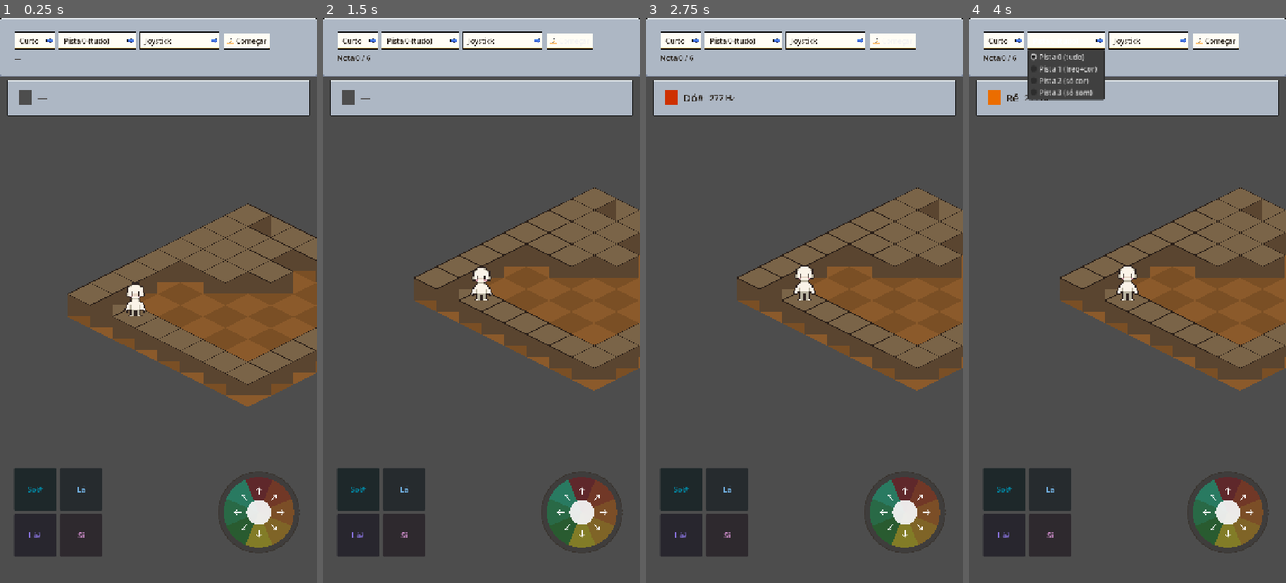
Above: before the commit, frames 1-4 (left to right).
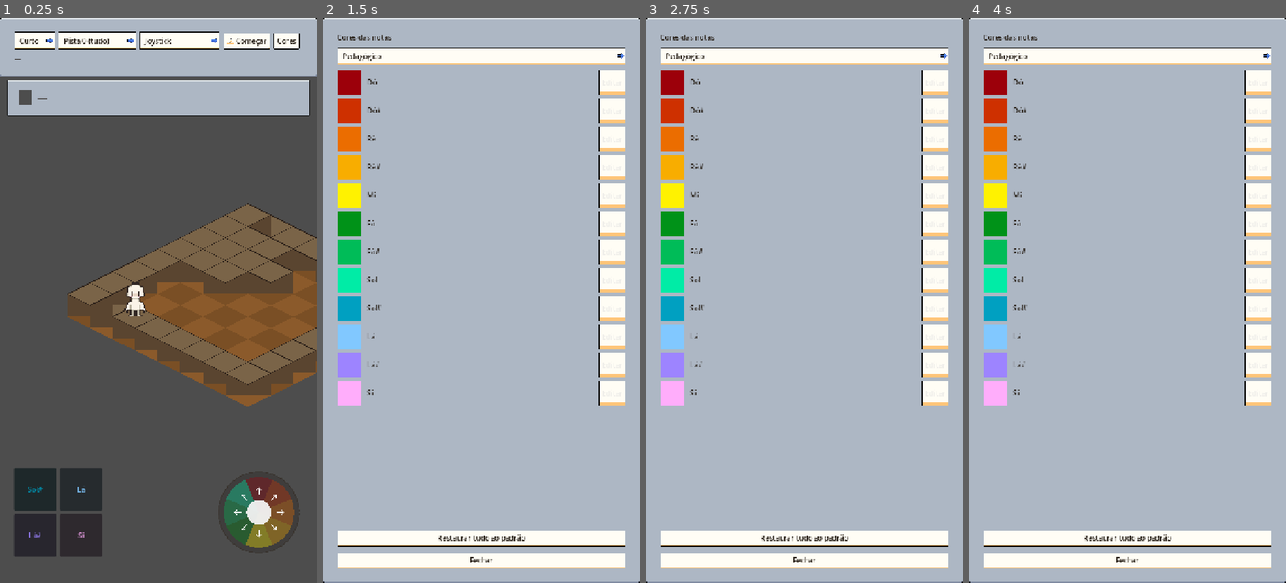
Above: after the commit, the same moments.

Repository: JDaniloC/BlindTuner
Game: Godot game, scene res://scenes/Playground.tscn
Two runs of this game, one before a commit and one after it. Both use one fixed random seed, a clock stepped at 60 frames per second and the inputs below.
Inputs (mouse positions are in pixels of both pictures, inside the frame that each line leads up to):
- Up to frame 1 (0.25 s): no input
- Up to frame 2 (1.5 s): click (608, 40) at 0.5 s, where only the run after the commit has a clickable "Cores"; click "Começar" at 1.25 s
- Up to frame 3 (2.75 s): click "Começar" at 2 s
- Up to frame 4 (4 s): click "Curto" at 2.75 s; click "Pista 0 (tudo)" at 3.5 s

The runs differ from the first frame. In frame 1, 0.2% of the frame differs, in the area x 86-95%, y 2-6%; in frame 2, 90%; in frame 3, 90%; in frame 4, 91%, in the area x 0-100%, y 2-100%.

Commit message:
feat(godot): abre a tela de cores pelo HUD e repinta ao trocar de esquema
Botão "Cores" no HUD abre a tela de configuração (uma instância por vez --
duas abertas deixariam dois seletores disputando o mesmo esquema ativo), e
joystick, piano e painel de ações repintam ao receber scheme_changed, sem
precisar reiniciar a fase.

Co-Authored-By: Claude Sonnet 5 <noreply@anthropic.com>

Diff:
--- a/godot/scripts/DirectionJoystick.gd
+++ b/godot/scripts/DirectionJoystick.gd
@@ -33,6 +33,8 @@
 	_build_thumb()
 	_refresh_slice_alphas()
 	CueSettings.cue_level_changed.connect(_on_cue_changed)
+	# Repinta na troca de esquema de cor, sem precisar reiniciar a fase.
+	ColorSchemeSettings.scheme_changed.connect(_on_scheme_changed)
 
 ## Disco + anel circulares atrás das fatias (substitui o antigo NinePatchRect).
 ## Adicionados primeiro em _slices_root, logo desenhados atrás das fatias.
@@ -95,6 +97,9 @@
 		return NoteMapping.color_for(note_key)
 	return NEUTRAL_SLICE
 
+func _on_scheme_changed(_id: String) -> void:
+	_on_cue_changed(0)
+
 func _on_cue_changed(_level: int) -> void:
 	for i in range(_slice_polygons.size()):
 		var c := slice_display_color(_slice_note_keys[i])
--- a/godot/scripts/GameHUD.gd
+++ b/godot/scripts/GameHUD.gd
@@ -3,6 +3,7 @@
 
 signal start_requested(preset_id: String, cue_level: int, input_mode: int)
 signal restart_requested
+signal color_settings_requested
 
 const UI_THEME := preload("res://assets/ui/blindtuner_theme.tres")
 const PLAY_ICON := preload("res://assets/ui/flat/UI_Flat_ButtonPlay01a.png")
@@ -11,6 +12,7 @@
 var _cue_opt: OptionButton
 var _mode_opt: OptionButton
 var _start_btn: Button
+var _color_btn: Button
 var _progress: Label
 var _stats_panel: PanelContainer
 var _stats_label: Label
@@ -59,6 +61,11 @@
 	_start_btn.pressed.connect(_on_start_pressed)
 	row.add_child(_start_btn)
 
+	_color_btn = Button.new()
+	_color_btn.text = "Cores"
+	_color_btn.pressed.connect(_on_color_pressed)
+	row.add_child(_color_btn)
+
 	_progress = Label.new()
 	_progress.text = "—"
 	top_vbox.add_child(_progress)
@@ -86,6 +93,9 @@
 	var pid: String = SequencePresets.ALL[_preset_opt.selected].id
 	start_requested.emit(pid, _cue_opt.selected, _mode_opt.selected)
 
+func _on_color_pressed() -> void:
+	color_settings_requested.emit()
+
 func _on_restart_pressed() -> void:
 	restart_requested.emit()
 
--- a/godot/scripts/PianoInput.gd
+++ b/godot/scripts/PianoInput.gd
@@ -82,10 +82,15 @@
 			move_child(_buttons[i], -1)
 
 	CueSettings.cue_level_changed.connect(_on_cue_changed)
+	# Repinta na troca de esquema de cor, sem precisar reiniciar a fase.
+	ColorSchemeSettings.scheme_changed.connect(_on_scheme_changed)
 	_apply_cue()
 
 func _emit_note(note_key: String) -> void:
 	note_triggered.emit(note_key)
+
+func _on_scheme_changed(_id: String) -> void:
+	_apply_cue()
 
 func _on_cue_changed(_level: int) -> void:
 	_apply_cue()
--- a/godot/scripts/Playground.gd
+++ b/godot/scripts/Playground.gd
@@ -1,5 +1,9 @@
 extends Node2D
 ## Cena raiz. Chão/paredes procedurais + loop de jogo (Conductor + GameHUD).
+
+const COLOR_SCREEN_SCENE := preload("res://scenes/ColorSchemeScreen.tscn")
+
+var _color_screen: Control = null
 
 @onready var _character: Node2D = $Character
 @onready var _joystick: Control = $UI/DirectionJoystick
@@ -68,6 +72,7 @@
 	_conductor.sequence_complete.connect(_on_sequence_complete)
 	_hud.start_requested.connect(_on_start_requested)
 	_hud.restart_requested.connect(_on_restart_requested)
+	_hud.color_settings_requested.connect(_on_color_settings_requested)
 	# Garante a invariante de _apply_input_mode() (só um grupo visível+clicável)
 	# desde o frame zero, em vez de depender "por coincidência" dos defaults do
 	# .tscn até a 1ª chamada de _begin_preset().
@@ -75,6 +80,14 @@
 
 func _on_start_requested(preset_id: String, cue_level: int, input_mode: int) -> void:
 	_begin_preset(preset_id, cue_level, input_mode)
+
+## Abre a tela de paleta por cima do jogo. Uma instância por vez -- abrir duas
+## deixaria dois seletores disputando o mesmo esquema ativo.
+func _on_color_settings_requested() -> void:
+	if _color_screen != null and is_instance_valid(_color_screen):
+		return
+	_color_screen = COLOR_SCREEN_SCENE.instantiate()
+	$UI.add_child(_color_screen)
 
 func _on_restart_requested() -> void:
 	if _conductor._preset != null:
--- a/godot/scripts/SpecialActionPanel.gd
+++ b/godot/scripts/SpecialActionPanel.gd
@@ -35,10 +35,15 @@
 		_buttons.append(btn)
 		_button_notes.append(note_key)
 	CueSettings.cue_level_changed.connect(_on_cue_changed)
+	# Repinta na troca de esquema de cor, sem precisar reiniciar a fase.
+	ColorSchemeSettings.scheme_changed.connect(_on_scheme_changed)
 	_apply_cue()
 
 func _emit_note(note_key: String) -> void:
 	note_triggered.emit(note_key)
+
+func _on_scheme_changed(_id: String) -> void:
+	_apply_cue()
 
 func _on_cue_changed(_level: int) -> void:
 	_apply_cue()
--- a/godot/tests/test_game_hud.gd
+++ b/godot/tests/test_game_hud.gd
@@ -59,3 +59,14 @@
 func test_mode_dropdown_has_four_options():
 	var h = _hud()
 	assert_eq(h._mode_opt.item_count, 4)
+
+func test_hud_has_color_settings_button():
+	var h = _hud()
+	assert_not_null(h._color_btn)
+	assert_eq(h._color_btn.text, "Cores")
+
+func test_color_button_emits_request():
+	var h = _hud()
+	watch_signals(h)
+	h._color_btn.pressed.emit()
+	assert_signal_emitted(h, "color_settings_requested")
--- a/godot/tests/test_piano_input.gd
+++ b/godot/tests/test_piano_input.gd
@@ -199,3 +199,16 @@
 		"fundo claro (#FBC02D) pede ícone escuro")
 	assert_eq(p._key_icons[p._button_notes.find("C4")]._tint, Color.WHITE,
 		"fundo escuro (#E91E63) pede ícone branco")
+
+func test_keys_repaint_when_scheme_changes():
+	# Trocar de esquema tem que repintar sem reiniciar a fase.
+	CueSettings.set_level(0)
+	var p = _make()
+	var idx = p._button_notes.find("C4")
+	# A cor da nota mora no bg_color da stylebox (o modulate fica neutro de
+	# propósito, senão tingiria o ícone filho junto -- ver I1 do Plano A).
+	var antes = p._buttons[idx].get_theme_stylebox("normal").bg_color
+	ColorSchemeSettings.set_scheme("alto_contraste")
+	var depois = p._buttons[idx].get_theme_stylebox("normal").bg_color
+	assert_ne(depois, antes, "as teclas deveriam repintar ao trocar de esquema")
+	assert_eq(depois, Color("#0D4A74"), "deveria pintar com a cor do esquema novo")
